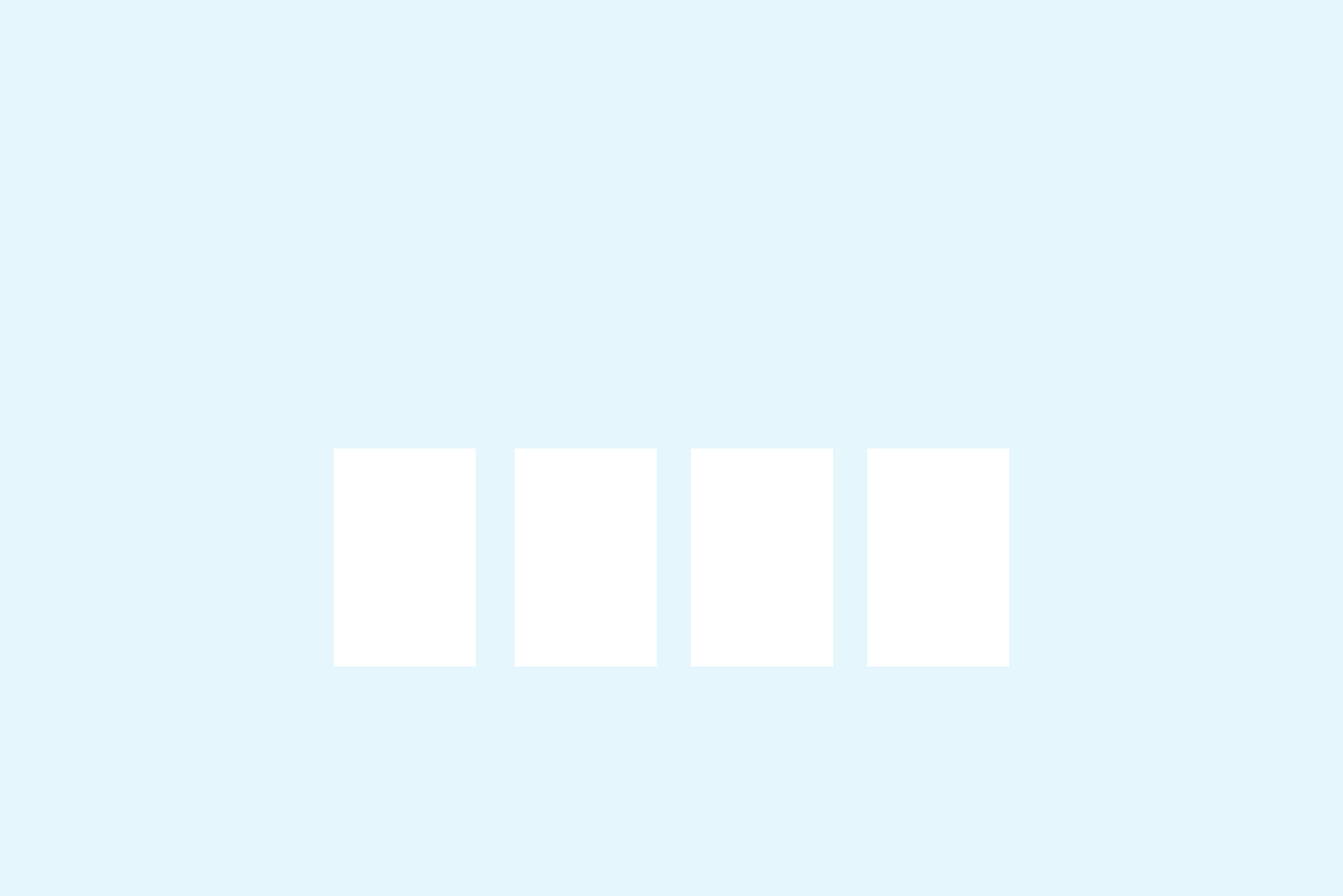
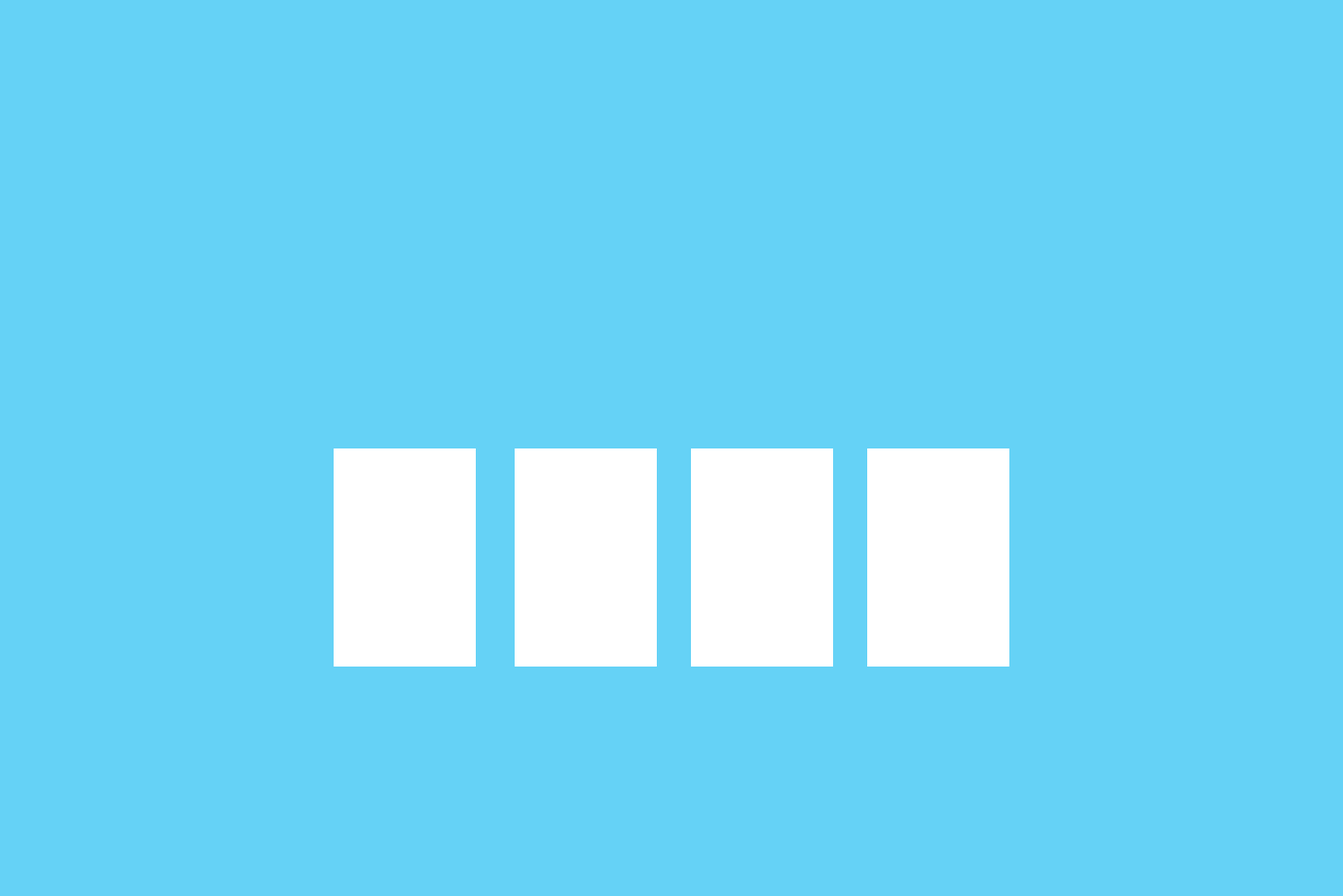
The second 1343px x 896px image is a revision of the first. Changes to its layers:
painted on "Background" over bbox(0, 0, 1343, 896)
